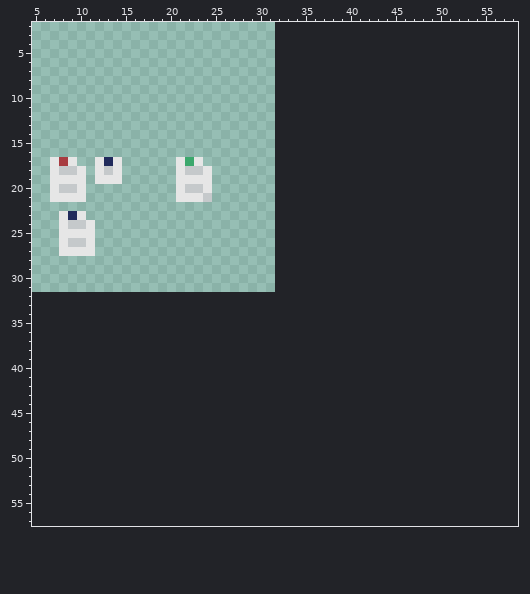
File history of a pixel-art sprite, Resources/Textures/_NF/Structures/Wallmounts/notice_board.rsi/notices-4.png. Above: the version before the commit.
The file is 32x32 pixels. Shown: x 5..58, y 2..57. The old version is drawn lined up with the new one, on the new canvas.
The same view after the edit:
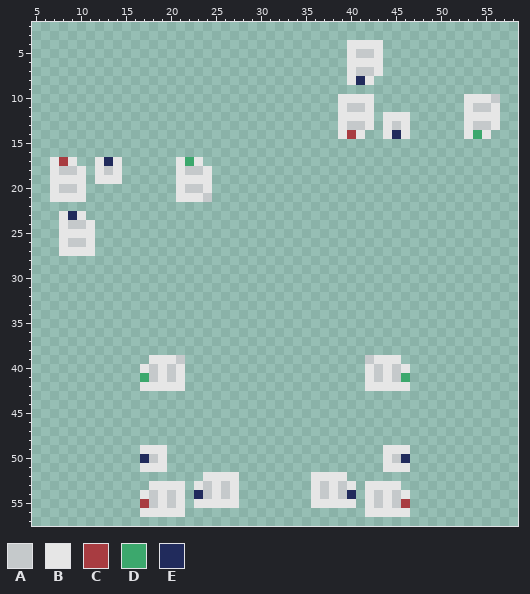
Palette (. is transparent): A #c5c9cb  B #e6e6e6  C #a83c41  D #3ca86d  E #212b5c
From old to new:
{"change": "canvas 32x32 -> 64x64"}
{"y":4,"x":40,"old":"....","new":"BBBB"}
{"y":5,"x":40,"old":"....","new":"BAAB"}
{"y":6,"x":40,"old":"....","new":"BBBB"}
{"y":7,"x":40,"old":"....","new":"BAAB"}
{"y":8,"x":40,"old":"...","new":"BEB"}
{"y":10,"x":39,"old":"....","new":"BBBB"}
{"y":10,"x":53,"old":"....","new":"BBBA"}
{"y":11,"x":39,"old":"....","new":"BAAB"}
{"y":11,"x":53,"old":"....","new":"BAAB"}
{"y":12,"x":39,"old":"....","new":"BBBB"}
{"y":12,"x":44,"old":"...","new":"BBB"}
{"y":12,"x":53,"old":"....","new":"BBBB"}
{"y":13,"x":39,"old":"....","new":"BAAB"}
{"y":13,"x":44,"old":"...","new":"BAB"}
{"y":13,"x":53,"old":"....","new":"BAAB"}
{"y":14,"x":39,"old":"...","new":"BCB"}
{"y":14,"x":44,"old":"...","new":"BEB"}
{"y":14,"x":53,"old":"...","new":"BDB"}
{"y":39,"x":18,"old":"....","new":"BBBA"}
{"y":39,"x":42,"old":"....","new":"ABBB"}
{"y":40,"x":17,"old":".....","new":"BABAB"}
{"y":40,"x":42,"old":".....","new":"BABAB"}
{"y":41,"x":17,"old":".....","new":"DABAB"}
{"y":41,"x":42,"old":".....","new":"BABAD"}
{"y":42,"x":17,"old":".....","new":"BBBBB"}
{"y":42,"x":42,"old":".....","new":"BBBBB"}
{"y":49,"x":17,"old":"...","new":"BBB"}
{"y":49,"x":44,"old":"...","new":"BBB"}
{"y":50,"x":17,"old":"...","new":"EAB"}
{"y":50,"x":44,"old":"...","new":"BAE"}
{"y":51,"x":17,"old":"...","new":"BBB"}
{"y":51,"x":44,"old":"...","new":"BBB"}
{"y":52,"x":24,"old":"....","new":"BBBB"}
{"y":52,"x":36,"old":"....","new":"BBBB"}
{"y":53,"x":18,"old":"....","new":"BBBB"}
{"y":53,"x":23,"old":".....","new":"BABAB"}
{"y":53,"x":36,"old":".....","new":"BABAB"}
{"y":53,"x":42,"old":"....","new":"BBBB"}
{"y":54,"x":17,"old":".....","new":"BABAB"}
{"y":54,"x":23,"old":".....","new":"EABAB"}
{"y":54,"x":36,"old":".....","new":"BABAE"}
{"y":54,"x":42,"old":".....","new":"BABAB"}
{"y":55,"x":17,"old":".....","new":"CABAB"}
{"y":55,"x":23,"old":".....","new":"BBBBB"}
{"y":55,"x":36,"old":".....","new":"BBBBB"}
{"y":55,"x":42,"old":".....","new":"BABAC"}
{"y":56,"x":17,"old":".....","new":"BBBBB"}
{"y":56,"x":42,"old":".....","new":"BBBBB"}
{"label":"added","picture_box":[338,40,410,139]}
{"label":"added","picture_box":[464,94,500,139]}
{"label":"added","picture_box":[140,355,185,391]}
{"label":"added","picture_box":[365,355,410,391]}
{"label":"added","picture_box":[140,445,239,517]}
{"label":"added","picture_box":[311,445,410,517]}
